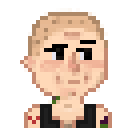
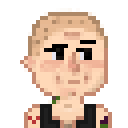
Revision of a layered w=128, h=128 image; what changed, layer by layer:
painted on "Camada 7" over (88, 36, 108, 96)
